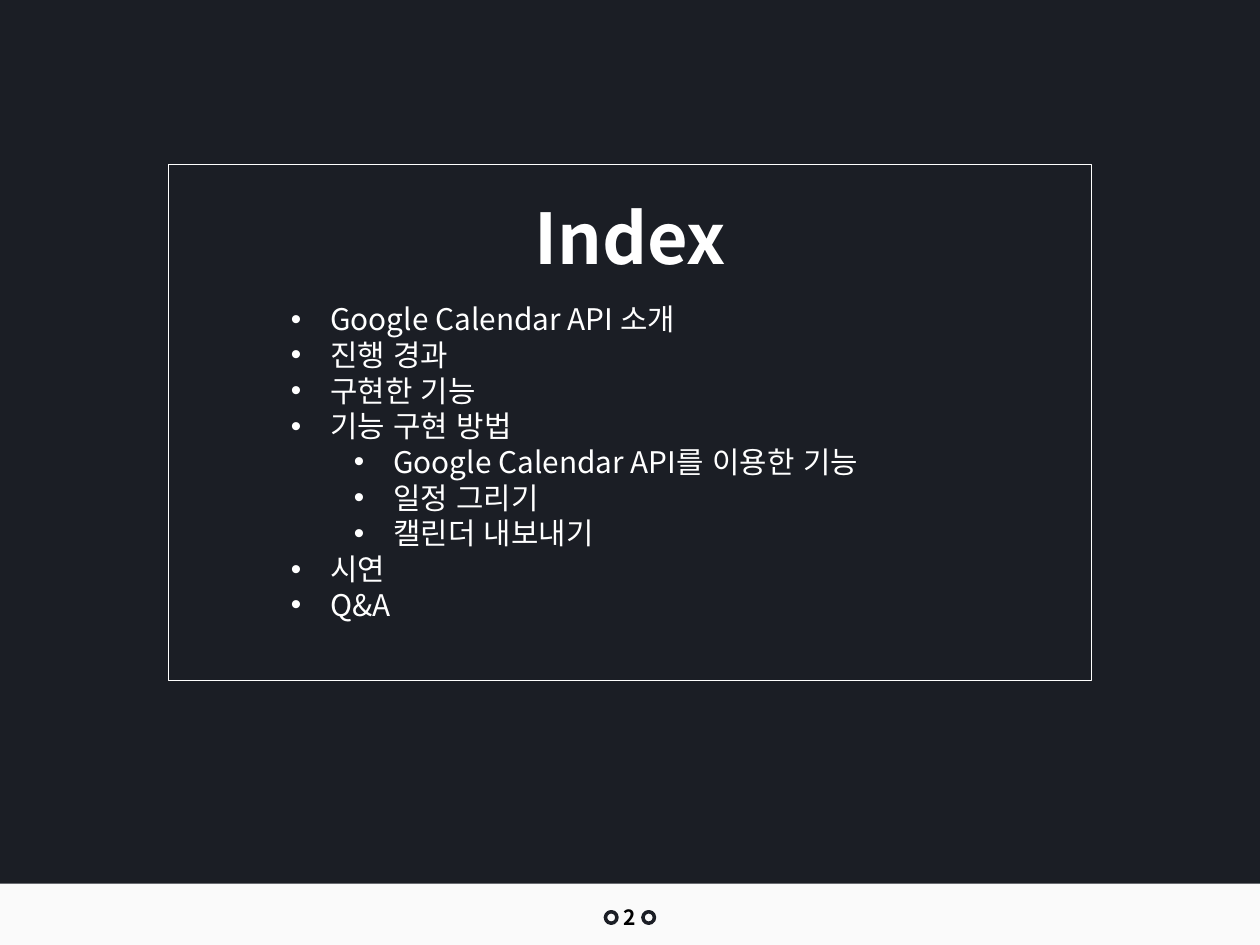
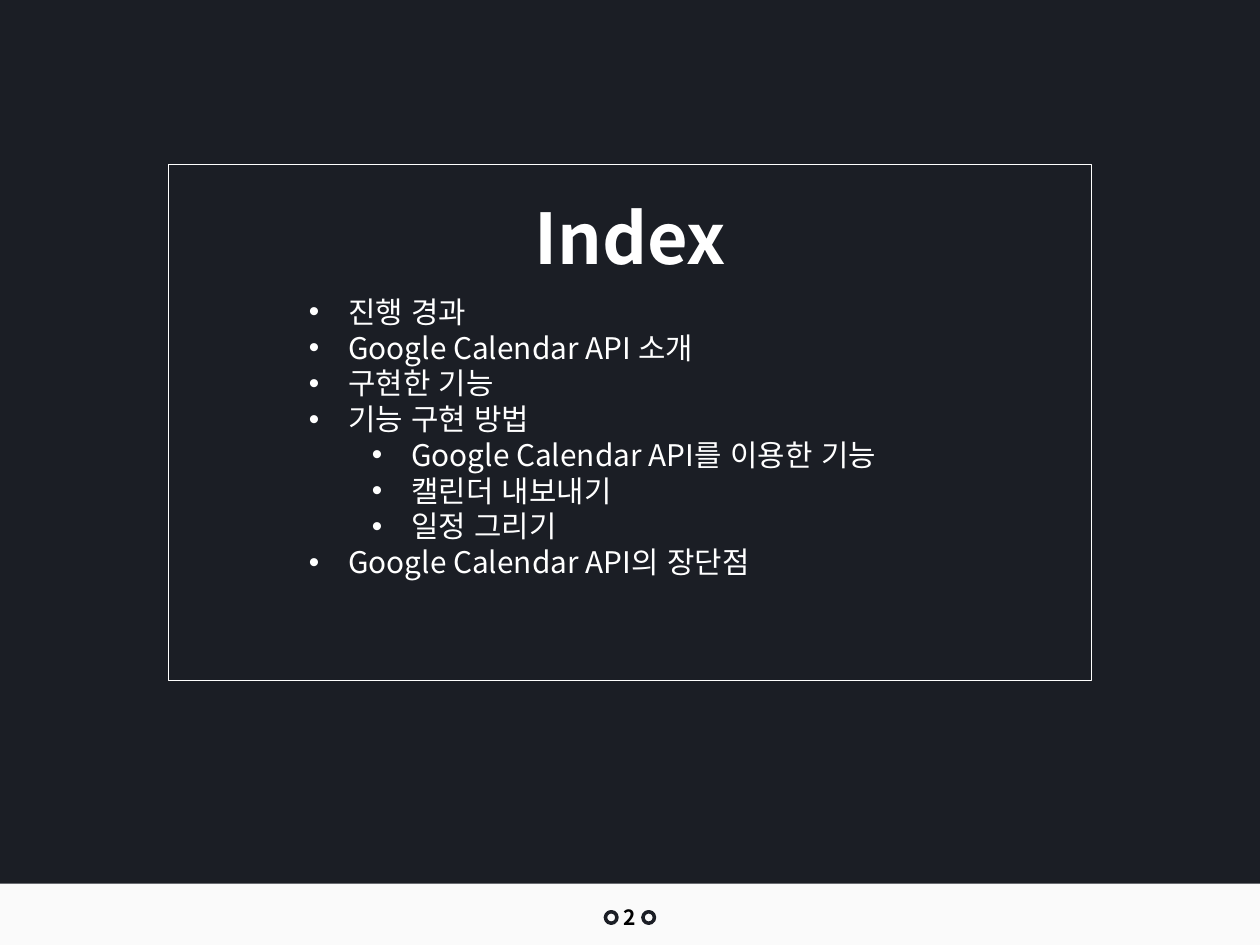
Before and after one commit to jangys/calendarProjectDocument, a slide deck: slide 2 of 인턴 최종 발표_장연수.pptx. Drawn at 1260x945 pixels with LibreOffice and Linux fonts; fonts in the diff are those of the drawing. Boxes give left, top, right and bottom in pixels: in the first picture for what was removed or moved away, otherwise in the second. Text is boxed around its words. In the diff, an @@ line names an element or a change of style, - is before the commit and + after.

```diff
--- a/인턴 최종 발표_장연수.pptx
+++ b/인턴 최종 발표_장연수.pptx
@@ text "진행 경과": place and size @@
-text "진행 경과" at [330, 305, 858, 622]
+text "진행 경과" at [348, 298, 876, 581]
@@ text at [348, 298, 466, 326]: paragraph added @@
+• 진행 경과
@@ text at [330, 336, 449, 369]: paragraph removed @@
-• 진행 경과
@@ text at [411, 472, 612, 505]: paragraph added @@
+  • 캘린더 내보내기
@@ text at [348, 548, 749, 581]: text changed @@
-  • 캘린더 내보내기
-• 시연
-• Q&A
+• Google Calendar API의 장단점
```
Also in this commit, not shown: 26 other slides changed, 12 slides added, 4 slides removed, 3 other files.
